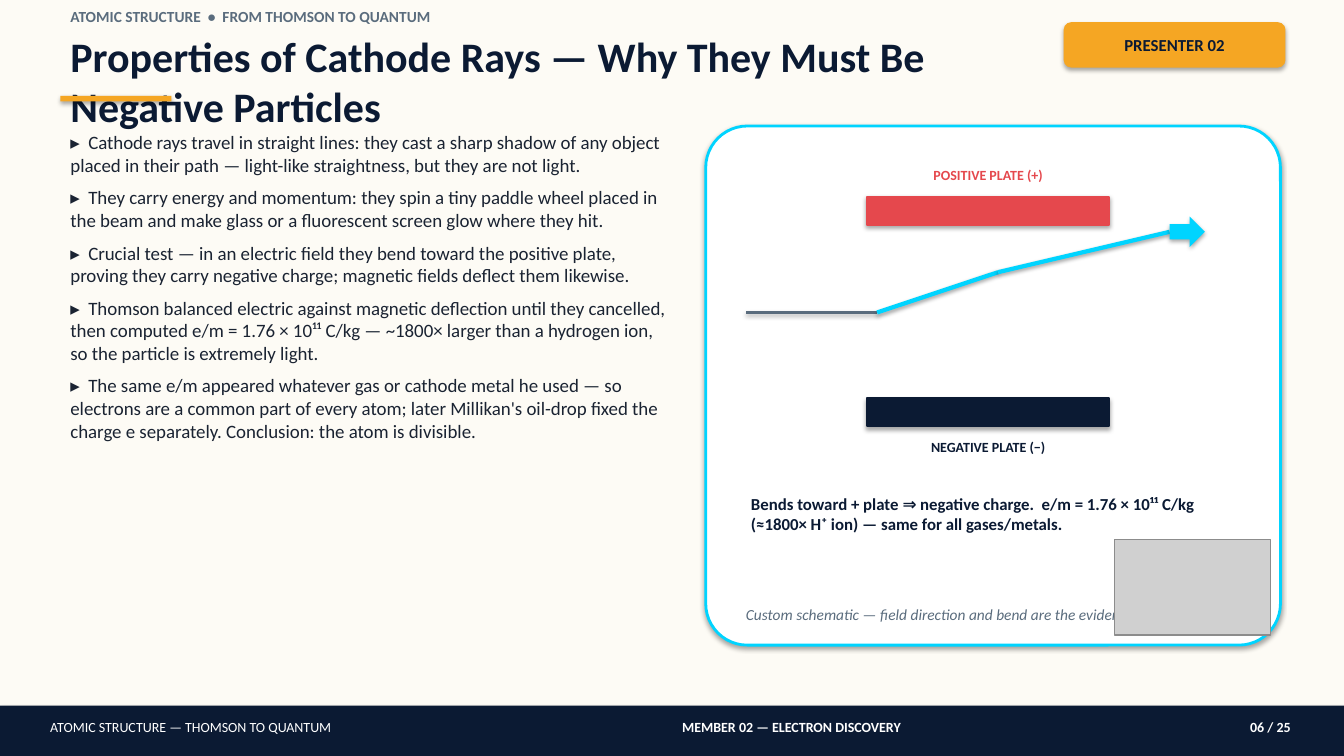
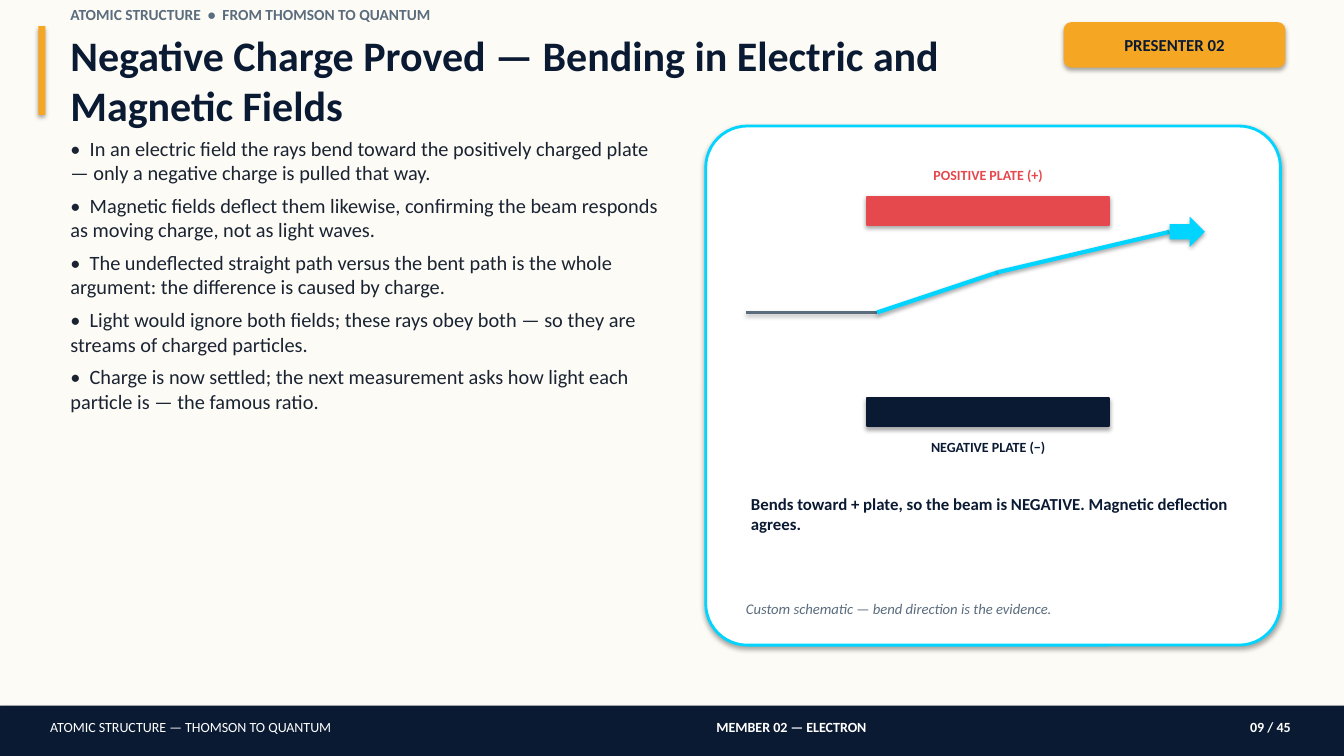
Before and after one commit to amithsharma91/big-boss-command-center, a slide deck: slide 9 of atomic-structure-presentation/Atomic_Structure_Detailed_Presentation.pptx (slide 6 before the commit). Drawn at 1344x756 pixels with LibreOffice and Linux fonts; fonts in the diff are those of the drawing; grey boxes stand for pictures. Boxes give left, top, right and bottom in pixels: in the first picture for what was removed or moved away, otherwise in the second. Text is boxed around its words. In the diff, an @@ line names an element or a change of style, - is before the commit and + after.

```diff
--- a/atomic-structure-presentation/Atomic_Structure_Detailed_Presentation.pptx
+++ b/atomic-structure-presentation/Atomic_Structure_Detailed_Presentation.pptx
@@ rectangle added at bbox=[38, 26, 45, 115], fill #F5A623 @@
@@ text removed at bbox=[70, 42, 925, 129] @@
-Properties of Cathode Rays — Why They Must Be Negative Particles
@@ text added at bbox=[70, 41, 939, 128], 30 pt, text #0B1A33, bold @@
+Negative Charge Proved — Bending in Electric and Magnetic Fields
@@ rectangle removed at bbox=[60, 96, 171, 102] @@
@@ text at bbox=[70, 142, 658, 413]: text changed; size 13.5 to 14.5 pt @@
-▸ Cathode rays travel in straight lines: they cast a sharp shadow of any object placed in their path — light-like straightness, but they are not light.
-▸ They carry energy and momentum: they spin a tiny paddle wheel placed in the beam and make glass or a fluorescent screen glow where they hit.
-▸ Crucial test — in an electric field they bend toward the positive plate, proving they carry negative charge; magnetic fields deflect them likewise.
-▸ Thomson balanced electric against magnetic deflection until they cancelled, then computed e/m = 1.76 × 10¹¹ C/kg — ~1800× larger than a hydrogen ion, so the particle is extremely light.
-▸ The same e/m appeared whatever gas or cathode metal he used — so electrons are a common part of every atom; later Millikan's oil-drop fixed the charge e separately. Conclusion: the atom is divisible.
+• In an electric field the rays bend toward the positively charged plate — only a negative charge is pulled that way.
+• Magnetic fields deflect them likewise, confirming the beam responds as moving charge, not as light waves.
+• The undeflected straight path versus the bent path is the whole argument: the difference is caused by charge.
+• Light would ignore both fields; these rays obey both — so they are streams of charged particles.
+• Charge is now settled; the next measurement asks how light each particle is — the famous ratio.
@@ text at bbox=[751, 498, 1228, 533]: text changed @@
-Bends toward + plate ⇒ negative charge. e/m = 1.76 × 10¹¹ C/kg (≈1800× H⁺ ion) — same for all gases/metals.
+Bends toward + plate, so the beam is NEGATIVE. Magnetic deflection agrees.
@@ picture removed at bbox=[1114, 539, 1270, 635] @@
@@ text at bbox=[746, 604, 1051, 614]: text changed; size 11 to 10.5 pt @@
-Custom schematic — field direction and bend are the evidence.
+Custom schematic — bend direction is the evidence.
@@ text at bbox=[716, 723, 866, 732]: text changed @@
-MEMBER 02 — ELECTRON DISCOVERY
+MEMBER 02 — ELECTRON
@@ text at bbox=[1250, 723, 1291, 732]: text changed @@
-06 / 25
+09 / 45
```
Also in this commit, not shown: 21 other slides changed, 23 slides added, 3 slides removed, 6 other files.
